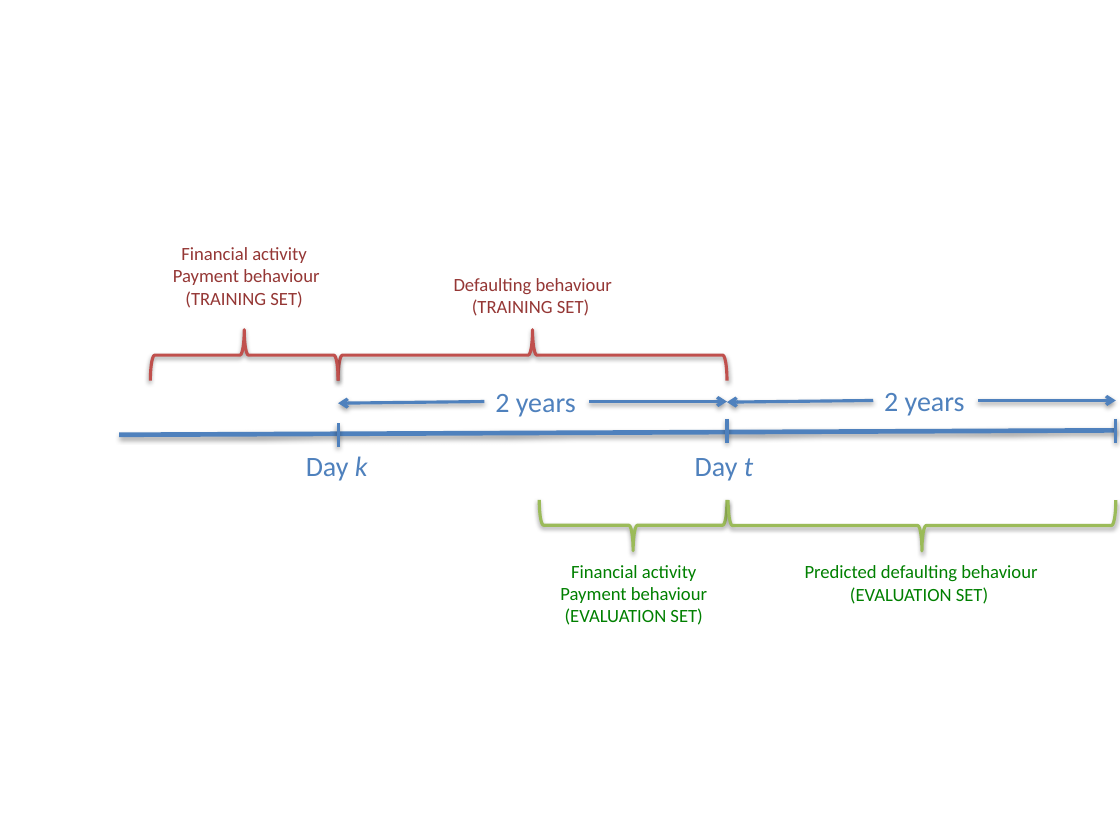
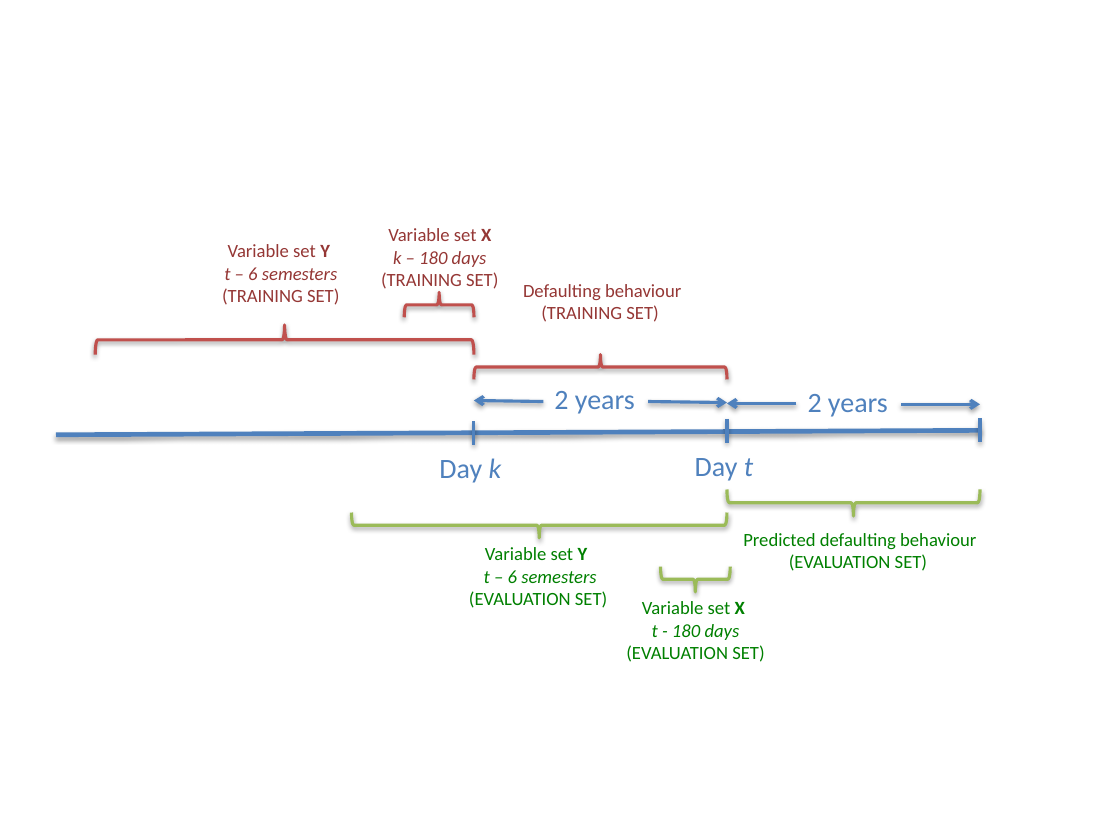
Before and after one commit to amidst/toolbox, a slide deck: slide 11 of doc/D2.1_AMIDSTModelingFramework/figures/CajaMarModelsBucket.pptx. Drawn at 1120x840 pixels with LibreOffice and Linux fonts; fonts in the diff are those of the drawing. Boxes give left, top, right and bottom in pixels: in the first picture for what was removed or moved away, otherwise in the second. Text is boxed around its words. In the diff, an @@ line names an element or a change of style, - is before the commit and + after.

```diff
--- a/doc/D2.1_AMIDSTModelingFramework/figures/CajaMarModelsBucket.pptx
+++ b/doc/D2.1_AMIDSTModelingFramework/figures/CajaMarModelsBucket.pptx
@@ text "Variable set X": place and size @@
-text "Variable set X" at <box>173,247,319,308</box>
+text "Variable set X" at <box>381,228,498,292</box>
@@ text at <box>388,228,491,267</box>: text changed @@
-Financial activity
-Payment behaviour
+Variable set X
+k – 180 days
@@ text added at <box>222,244,339,305</box>, 12 pt, text #953735 @@
+Variable set Y
+t – 6 semesters
+(TRAINING SET)
@@ left brace added at <box>404,292,474,317</box>, outline #C0504D 2 pt @@
@@ text "Defaulting behaviour": place and size @@
-text "Defaulting behaviour" at <box>454,278,612,316</box>
+text "Defaulting behaviour" at <box>523,284,681,322</box>
@@ left brace: place and size @@
-left brace at <box>150,330,338,380</box>
+left brace at <box>96,324,474,354</box>
@@ left brace: place and size @@
-left brace at <box>338,330,727,381</box>
+left brace at <box>474,355,727,380</box>
@@ text "2 years": place and size @@
-text "2 years" at <box>495,394,576,417</box>
+text "2 years" at <box>554,391,635,414</box>
@@ text "2 years": place and size @@
-text "2 years" at <box>884,393,965,416</box>
+text "2 years" at <box>808,394,888,417</box>
@@ arrow moved from (484, 402) - (338, 403) to (543, 402) - (474, 401) @@
@@ arrow moved from (589, 402) - (727, 402) to (648, 402) - (727, 402) @@
@@ arrow moved from (874, 401) - (727, 402) to (796, 403) - (727, 403) @@
@@ arrow moved from (978, 401) - (1116, 401) to (902, 404) - (980, 404) @@
@@ line moved from (1116, 419) - (1116, 442) to (980, 419) - (980, 442) @@
@@ line moved from (119, 435) - (1116, 430) to (56, 435) - (980, 430) @@
@@ text "Day k": place and size @@
-text "Day k" at <box>306,456,368,481</box>
+text "Day k" at <box>439,458,502,483</box>
@@ line moved from (338, 423) - (338, 447) to (474, 421) - (474, 445) @@
@@ left brace: place and size @@
-left brace at <box>729,500,1116,550</box>
+left brace at <box>727,489,980,516</box>
@@ left brace: place and size @@
-left brace at <box>539,500,727,550</box>
+left brace at <box>352,512,727,538</box>
@@ text "Predicted defaulting behaviour": place and size @@
-text "Predicted defaulting behaviour" at <box>805,565,1037,604</box>
+text "Predicted defaulting behaviour" at <box>743,533,976,571</box>
@@ text added at <box>469,547,607,608</box>, 12 pt, text #008000 @@
+Variable set Y
+t – 6 semesters
+(EVALUATION SET)
@@ left brace added at <box>661,567,730,591</box>, outline #9BBB59 2 pt @@
@@ text "Variable set X": place and size @@
-text "Variable set X" at <box>560,565,707,625</box>
+text "Variable set X" at <box>626,601,764,662</box>
@@ text at <box>642,601,745,640</box>: text changed @@
-Financial activity
-Payment behaviour
+Variable set X
+t - 180 days
```
Also in this commit, not shown: 2 other slides changed, 2 other files.
